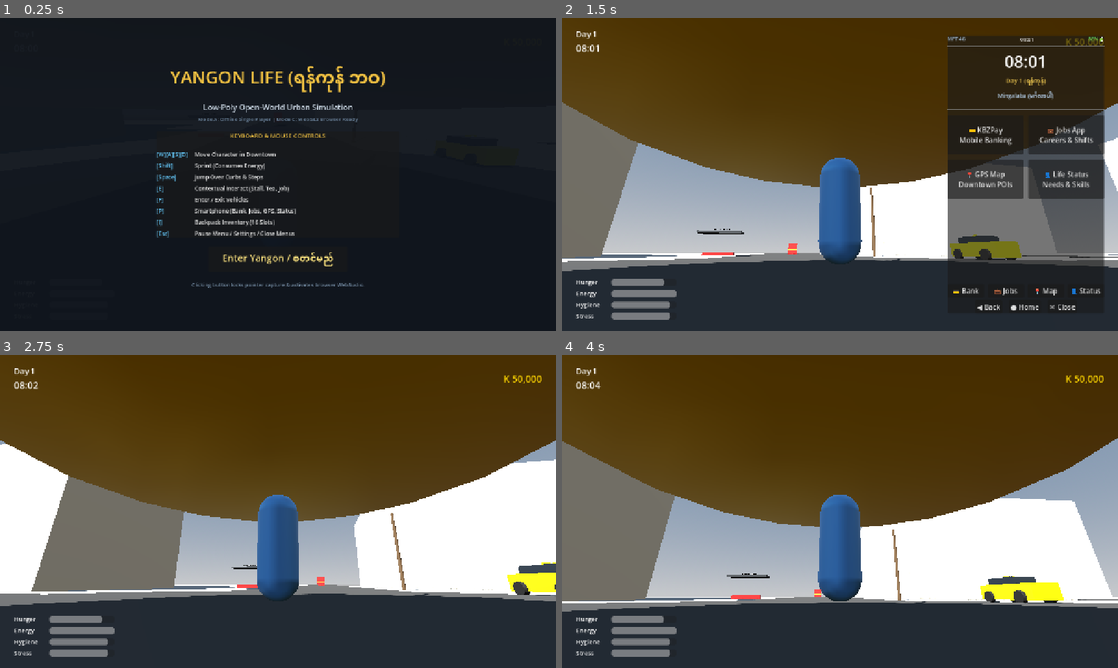
Above: before the commit, frames 1-4 (two rows, left to right).
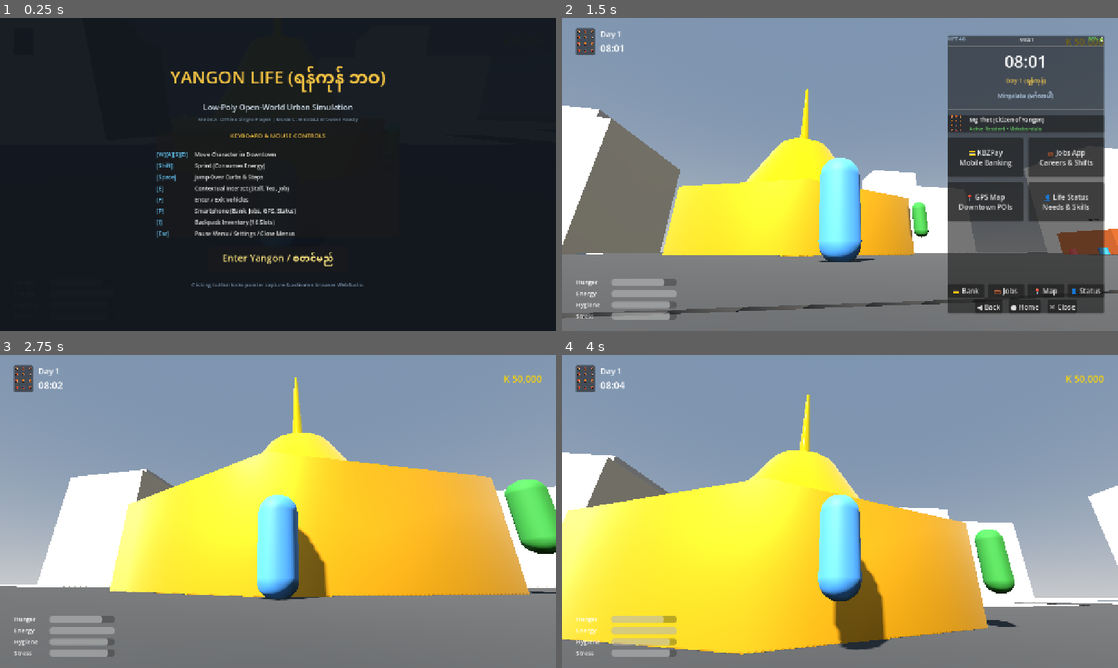
Above: after the commit, the same moments.

Repository: comfortandco41-glitch/yangonlife
Game: Godot game, scene res://scenes/main/main_game.tscn
The game is run twice, just before and just after one commit, with the same random seed, the same clock (stepped at 60 frames per second) and the same inputs.
Inputs (mouse positions are in pixels of both pictures, inside the frame that each line leads up to):
- Up to frame 1 (0.25 s): no input
- Up to frame 2 (1.5 s): click "Enter Yangon / စတင်မည်" at 0.5 s; tap Enter at 1.25 s; move the mouse to (867, 174) at 1.27 s; hold W (move_forward) from 1.28 s (still down); hold P (phone) from 1.28 s (still down); click (867, 174) at 1.42 s
- Up to frame 3 (2.75 s): keep holding W (move_forward); tap Space (jump) at 1.52, 2.27 s; move the mouse to (250, 511) at 2.02 s; release P (phone) at 2.03 s; right-click (250, 511) at 2.1 s; click (250, 511) at 2.17 s; tap P (phone) at 2.3 s
- Up to frame 4 (4 s): keep holding W (move_forward); tap Space (jump) at 2.75, 3.77 s; move the mouse to (851, 505) at 2.77 s; hold F (enter_vehicle) 2.78-3.53 s; click (851, 505) at 2.92 s; tap P (phone) at 3.05, 3.8 s; move the mouse to (812, 574) at 3.52 s; tap E (interact) at 3.6 s; click (812, 574) at 3.67 s

The runs differ from the first frame. In frame 2, 87% of the frame differs, in the area x 0-100%, y 0-100%; in frame 3, 98%; in frame 4, 95%.

Commit message:
fix(gameplay): resolve player spawn collision inside pagoda and integrate new 3D/2D city assets

Diff:
--- a/scenes/main/main_game.tscn
+++ b/scenes/main/main_game.tscn
@@ -13,7 +13,7 @@
 [node name="DowntownYangon" parent="." instance=ExtResource("1_world")]
 
 [node name="Player" parent="." instance=ExtResource("2_player")]
-transform = Transform3D(1, 0, 0, 0, 1, 0, 0, 0, 1, 0, 1, 0)
+transform = Transform3D(1, 0, 0, 0, 1, 0, 0, 0, 1, 0, 1, 14)
 
 [node name="HUD" parent="." instance=ExtResource("3_hud")]
 
--- a/scenes/player/player.tscn
+++ b/scenes/player/player.tscn
@@ -35,6 +35,7 @@
 transform = Transform3D(1, 0, 0, 0, 0.965926, 0.258819, 0, -0.258819, 0.965926, 0, 0, 0)
 collision_mask = 1
 spring_length = 4.0
+margin = 0.2
 
 [node name="Camera3D" type="Camera3D" parent="CameraYaw/SpringArm3D"]
 current = true
--- a/scenes/ui/hud.tscn
+++ b/scenes/ui/hud.tscn
@@ -1,6 +1,7 @@
-[gd_scene load_steps=2 format=3]
+[gd_scene load_steps=3 format=3]
 
 [ext_resource type="Script" path="res://scripts/ui/hud_controller.gd" id="1_hud"]
+[ext_resource type="Texture2D" path="res://assets/new/SuperRetroWorld_CharacterPack_Full/SuperRetroWorld_CharacterPack_Full/sprite_split/character_1/character_1_frame32x32.png" id="2_avatar"]
 
 [node name="HUD" type="CanvasLayer"]
 script = ExtResource("1_hud")
@@ -21,6 +22,19 @@
 layout_mode = 2
 size_flags_vertical = 0
 mouse_filter = 2
+theme_override_constants/separation = 12
+
+[node name="AvatarCard" type="PanelContainer" parent="MarginContainer/TopSection"]
+layout_mode = 2
+mouse_filter = 2
+
+[node name="PlayerAvatar" type="TextureRect" parent="MarginContainer/TopSection/AvatarCard"]
+custom_minimum_size = Vector2(44, 44)
+layout_mode = 2
+mouse_filter = 2
+texture = ExtResource("2_avatar")
+expand_mode = 1
+stretch_mode = 5
 
 [node name="TopLeft" type="VBoxContainer" parent="MarginContainer/TopSection"]
 layout_mode = 2
--- a/scenes/ui/phone_menu.tscn
+++ b/scenes/ui/phone_menu.tscn
@@ -1,6 +1,9 @@
 [gd_scene load_steps=2 format=3]
 
 [ext_resource type="Script" path="res://scripts/ui/phone_controller.gd" id="1_phone"]
+[ext_resource type="Texture2D" path="res://assets/new/SuperRetroWorld_CharacterPack_Full/SuperRetroWorld_CharacterPack_Full/sprite_split/character_1/character_1_frame32x32.png" id="2_player_avatar"]
+[ext_resource type="Texture2D" path="res://assets/new/SuperRetroWorld_CharacterPack_Full/SuperRetroWorld_CharacterPack_Full/sprite_split/character_2/character_2_frame32x32.png" id="3_banker_avatar"]
+[ext_resource type="Texture2D" path="res://assets/new/SuperRetroWorld_CharacterPack_Full/SuperRetroWorld_CharacterPack_Full/sprite_split/character_3/character_3_frame32x32.png" id="4_recruiter_avatar"]
 
 [node name="PhoneMenu" type="Control"]
 process_mode = 3
@@ -111,6 +114,37 @@
 [node name="HSeparator" type="HSeparator" parent="PhoneFrame/VBox/ScreenArea/HomeScreen"]
 layout_mode = 2
 
+[node name="ProfileCard" type="PanelContainer" parent="PhoneFrame/VBox/ScreenArea/HomeScreen"]
+layout_mode = 2
+
+[node name="HBox" type="HBoxContainer" parent="PhoneFrame/VBox/ScreenArea/HomeScreen/ProfileCard"]
+layout_mode = 2
+theme_override_constants/separation = 10
+
+[node name="AvatarIcon" type="TextureRect" parent="PhoneFrame/VBox/ScreenArea/HomeScreen/ProfileCard/HBox"]
+custom_minimum_size = Vector2(40, 40)
+layout_mode = 2
+texture = ExtResource("2_player_avatar")
+expand_mode = 1
+stretch_mode = 5
+
+[node name="VBox" type="VBoxContainer" parent="PhoneFrame/VBox/ScreenArea/HomeScreen/ProfileCard/HBox"]
+layout_mode = 2
+size_flags_horizontal = 3
+alignment = 1
+
+[node name="NameLabel" type="Label" parent="PhoneFrame/VBox/ScreenArea/HomeScreen/ProfileCard/HBox/VBox"]
+layout_mode = 2
+theme_override_colors/font_color = Color(1, 1, 1, 1)
+theme_override_font_sizes/font_size = 13
+text = "Mg Thet (Citizen of Yangon)"
+
+[node name="SubLabel" type="Label" parent="PhoneFrame/VBox/ScreenArea/HomeScreen/ProfileCard/HBox/VBox"]
+layout_mode = 2
+theme_override_colors/font_color = Color(0.4, 0.8, 0.4, 1)
+theme_override_font_sizes/font_size = 11
+text = "Active Resident • Mahabandula"
+
 [node name="AppLauncherGrid" type="GridContainer" parent="PhoneFrame/VBox/ScreenArea/HomeScreen"]
 layout_mode = 2
 size_flags_vertical = 3
@@ -188,6 +222,24 @@
 theme_override_font_sizes/font_size = 22
 text = "K 50,000 MMK"
 
+[node name="BankAdvisorRow" type="HBoxContainer" parent="PhoneFrame/VBox/ScreenArea/BankApp/BalanceCard/VBox"]
+layout_mode = 2
+theme_override_constants/separation = 8
+
+[node name="BankerAvatar" type="TextureRect" parent="PhoneFrame/VBox/ScreenArea/BankApp/BalanceCard/VBox/BankAdvisorRow"]
+custom_minimum_size = Vector2(32, 32)
+layout_mode = 2
+texture = ExtResource("3_banker_avatar")
+expand_mode = 1
+stretch_mode = 5
+
+[node name="BankerInfo" type="Label" parent="PhoneFrame/VBox/ScreenArea/BankApp/BalanceCard/VBox/BankAdvisorRow"]
+layout_mode = 2
+size_flags_horizontal = 3
+theme_override_colors/font_color = Color(0.7, 0.85, 1, 1)
+theme_override_font_sizes/font_size = 11
+text = "KBZPay Agent: Daw Khin Thida"
+
 [node name="QuickActionRow" type="HBoxContainer" parent="PhoneFrame/VBox/ScreenArea/BankApp"]
 layout_mode = 2
 
@@ -260,6 +312,24 @@
 theme_override_font_sizes/font_size = 12
 text = "Shift Duration: 8 Hours (480 mins)"
 
+[node name="RecruiterRow" type="HBoxContainer" parent="PhoneFrame/VBox/ScreenArea/JobsApp/CurrentJobCard/VBox"]
+layout_mode = 2
+theme_override_constants/separation = 8
+
+[node name="RecruiterAvatar" type="TextureRect" parent="PhoneFrame/VBox/ScreenArea/JobsApp/CurrentJobCard/VBox/RecruiterRow"]
+custom_minimum_size = Vector2(32, 32)
+layout_mode = 2
+texture = ExtResource("4_recruiter_avatar")
+expand_mode = 1
+stretch_mode = 5
+
+[node name="RecruiterInfo" type="Label" parent="PhoneFrame/VBox/ScreenArea/JobsApp/CurrentJobCard/VBox/RecruiterRow"]
+layout_mode = 2
+size_flags_horizontal = 3
+theme_override_colors/font_color = Color(1, 0.8, 0.5, 1)
+theme_override_font_sizes/font_size = 11
+text = "Yangon Jobs Agent: U Bo Htay"
+
 [node name="JobActionRow" type="HBoxContainer" parent="PhoneFrame/VBox/ScreenArea/JobsApp"]
 layout_mode = 2
 theme_override_constants/separation = 8
@@ -353,6 +423,36 @@
 text = "Life Status & Capabilities"
 horizontal_alignment = 1
 
+[node name="StatusProfile" type="PanelContainer" parent="PhoneFrame/VBox/ScreenArea/StatusApp"]
+layout_mode = 2
+
+[node name="HBox" type="HBoxContainer" parent="PhoneFrame/VBox/ScreenArea/StatusApp/StatusProfile"]
+layout_mode = 2
+theme_override_constants/separation = 10
+
+[node name="AvatarIcon" type="TextureRect" parent="PhoneFrame/VBox/ScreenArea/StatusApp/StatusProfile/HBox"]
+custom_minimum_size = Vector2(44, 44)
+layout_mode = 2
+texture = ExtResource("2_player_avatar")
+expand_mode = 1
+stretch_mode = 5
+
+[node name="VBox" type="VBoxContainer" parent="PhoneFrame/VBox/ScreenArea/StatusApp/StatusProfile/HBox"]
+layout_mode = 2
+size_flags_horizontal = 3
+alignment = 1
+
+[node name="StatusName" type="Label" parent="PhoneFrame/VBox/ScreenArea/StatusApp/StatusProfile/HBox/VBox"]
+layout_mode = 2
+theme_override_font_sizes/font_size = 13
+text = "Character: Mg Thet"
+
+[node name="StatusRep" type="Label" parent="PhoneFrame/VBox/ScreenArea/StatusApp/StatusProfile/HBox/VBox"]
+layout_mode = 2
+theme_override_colors/font_color = Color(0.8, 0.8, 0.3, 1)
+theme_override_font_sizes/font_size = 11
+text = "Yangon Resident • Good Standing"
+
 [node name="NeedsCard" type="PanelContainer" parent="PhoneFrame/VBox/ScreenArea/StatusApp"]
 layout_mode = 2
 
--- a/scenes/world/downtown_yangon.tscn
+++ b/scenes/world/downtown_yangon.tscn
@@ -10,6 +10,12 @@
 [ext_resource type="Script" path="res://scripts/interaction/gas_pump_handler.gd" id="8_gaspump"]
 [ext_resource type="PackedScene" path="res://scenes/npcs/npc_pedestrian.tscn" id="9_pedestrian"]
 [ext_resource type="PackedScene" path="res://scenes/vehicles/traffic_car.tscn" id="10_trafficcar"]
+[ext_resource type="PackedScene" path="res://assets/new/kenney_cityKitSuburban/Models/GLTF format/tree_large.glb" id="11_treelarge"]
+[ext_resource type="PackedScene" path="res://assets/new/kenney_cityKitSuburban/Models/GLTF format/tree_small.glb" id="12_treesmall"]
+[ext_resource type="PackedScene" path="res://assets/new/kenney_cityKitSuburban/Models/GLTF format/fence_large.glb" id="13_fencelarge"]
+[ext_resource type="PackedScene" path="res://assets/new/kenney_cityKitSuburban/Models/GLTF format/house_type01.glb" id="14_house1"]
+[ext_resource type="PackedScene" path="res://assets/new/kenney_cityKitSuburban/Models/GLTF format/house_type04.glb" id="15_house4"]
+[ext_resource type="PackedScene" path="res://assets/new/kenney_cityKitSuburban/Models/GLTF format/house_type15.glb" id="16_house15"]
 
 [sub_resource type="ProceduralSkyMaterial" id="ProceduralSkyMaterial_sky"]
 sky_top_color = Color(0.385, 0.455, 0.55, 1)
@@ -479,6 +485,15 @@
 
 [node name="MeshInstance3D" type="MeshInstance3D" parent="Buildings/Apartment_A"]
 mesh = SubResource("BoxMesh_apartment")
+
+[node name="ColonialHouse1" parent="Buildings" instance=ExtResource("14_house1")]
+transform = Transform3D(0, 0, 8, 0, 8, 0, -8, 0, 0, 52, 0, 8)
+
+[node name="ColonialHouse2" parent="Buildings" instance=ExtResource("15_house4")]
+transform = Transform3D(8, 0, 0, 0, 8, 0, 0, 0, 8, -42, 0, 48)
+
+[node name="ColonialHouse3" parent="Buildings" instance=ExtResource("16_house15")]
+transform = Transform3D(8, 0, 0, 0, 8, 0, 0, 0, 8, 42, 0, 36)
 
 [node name="SulePagoda" type="StaticBody3D" parent="."]
 collision_layer = 1
@@ -576,6 +591,42 @@
 [node name="ParkBenchHandler" type="Node" parent="Park/ParkBench"]
 script = ExtResource("7_parkbench")
 
+[node name="ParkTree1" parent="Park" instance=ExtResource("11_treelarge")]
+transform = Transform3D(5, 0, 0, 0, 5, 0, 0, 0, 5, -15, 0, -10)
+
+[node name="ParkTree2" parent="Park" instance=ExtResource("11_treelarge")]
+transform = Transform3D(5, 0, 0, 0, 5, 0, 0, 0, 5, 15, 0, -10)
+
+[node name="ParkTree3" parent="Park" instance=ExtResource("11_treelarge")]
+transform = Transform3D(5, 0, 0, 0, 5, 0, 0, 0, 5, -15, 0, 10)
+
+[node name="ParkTree4" parent="Park" instance=ExtResource("11_treelarge")]
+transform = Transform3D(5, 0, 0, 0, 5, 0, 0, 0, 5, 15, 0, 10)
+
+[node name="ParkTree5" parent="Park" instance=ExtResource("12_treesmall")]
+transform = Transform3D(4, 0, 0, 0, 4, 0, 0, 0, 4, -18, 0, -2)
+
+[node name="ParkTree6" parent="Park" instance=ExtResource("12_treesmall")]
+transform = Transform3D(4, 0, 0, 0, 4, 0, 0, 0, 4, 18, 0, -2)
+
+[node name="ParkTree7" parent="Park" instance=ExtResource("12_treesmall")]
+transform = Transform3D(4, 0, 0, 0, 4, 0, 0, 0, 4, -8, 0, -14)
+
+[node name="ParkTree8" parent="Park" instance=ExtResource("12_treesmall")]
+transform = Transform3D(4, 0, 0, 0, 4, 0, 0, 0, 4, 8, 0, -14)
+
+[node name="ParkFenceN1" parent="Park" instance=ExtResource("13_fencelarge")]
+transform = Transform3D(4, 0, 0, 0, 4, 0, 0, 0, 4, -10, 0, -19.5)
+
+[node name="ParkFenceN2" parent="Park" instance=ExtResource("13_fencelarge")]
+transform = Transform3D(4, 0, 0, 0, 4, 0, 0, 0, 4, 10, 0, -19.5)
+
+[node name="ParkFenceW1" parent="Park" instance=ExtResource("13_fencelarge")]
+transform = Transform3D(0, 0, 4, 0, 4, 0, -4, 0, 0, -24.5, 0, -8)
+
+[node name="ParkFenceW2" parent="Park" instance=ExtResource("13_fencelarge")]
+transform = Transform3D(0, 0, 4, 0, 4, 0, -4, 0, 0, -24.5, 0, 8)
+
 [node name="MahaBandulaPark" type="Node3D" parent="."]
 transform = Transform3D(1, 0, 0, 0, 1, 0, 0, 0, 1, -5, 0, 40)
 
@@ -733,6 +784,24 @@
 transform = Transform3D(1, 0, 0, 0, 1, 0, 0, 0, 1, 8, 3.75, 20)
 mesh = SubResource("CylinderMesh_pole")
 
+[node name="RoadTree1" parent="StreetProps" instance=ExtResource("11_treelarge")]
+transform = Transform3D(4.5, 0, 0, 0, 4.5, 0, 0, 0, 4.5, 9, 0, -5)
+
+[node name="RoadTree2" parent="StreetProps" instance=ExtResource("11_treelarge")]
+transform = Transform3D(4.5, 0, 0, 0, 4.5, 0, 0, 0, 4.5, 9, 0, -18)
+
+[node name="RoadTree3" parent="StreetProps" instance=ExtResource("11_treelarge")]
+transform = Transform3D(4.5, 0, 0, 0, 4.5, 0, 0, 0, 4.5, -9, 0, -5)
+
+[node name="RoadTree4" parent="StreetProps" instance=ExtResource("11_treelarge")]
+transform = Transform3D(4.5, 0, 0, 0, 4.5, 0, 0, 0, 4.5, -9, 0, -18)
+
+[node name="RoadTree5" parent="StreetProps" instance=ExtResource("12_treesmall")]
+transform = Transform3D(3.8, 0, 0, 0, 3.8, 0, 0, 0, 3.8, 9, 0, 24)
+
+[node name="RoadTree6" parent="StreetProps" instance=ExtResource("12_treesmall")]
+transform = Transform3D(3.8, 0, 0, 0, 3.8, 0, 0, 0, 3.8, -9, 0, 24)
+
 [node name="PedestrianMonk" parent="." instance=ExtResource("9_pedestrian")]
 transform = Transform3D(1, 0, 0, 0, 1, 0, 0, 0, 1, 6, 0.9, 6)
 npc_name = "Ashin Teza"
--- a/scripts/player/third_person_controller.gd
+++ b/scripts/player/third_person_controller.gd
@@ -34,6 +34,15 @@
 			gm.connect("game_paused", _on_game_paused)
 		if gm.has_signal("game_resumed"):
 			gm.connect("game_resumed", _on_game_resumed)
+
+	# Safety check: if player is spawned within the Sule Pagoda solid collision zone (origin radius 8m),
+	# snap safely to DowntownYangon/SpawnPoint or default (0, 1, 14)
+	if global_position.distance_to(Vector3(0.0, 1.0, 0.0)) < 8.0:
+		var spawn_point: Node3D = get_node_or_null("../DowntownYangon/SpawnPoint") as Node3D
+		if spawn_point:
+			global_position = spawn_point.global_position
+		else:
+			global_position = Vector3(0.0, 1.0, 14.0)
 
 func _unhandled_input(event: InputEvent) -> void:
 	# Pause handling: call GameManager.toggle_pause()
Not shown, added: assets/new/LowPolyCityAssets.glb.import
Not shown, added: assets/new/SuperRetroWorld_CharacterPack_Full/SuperRetroWorld_CharacterPack_Full/LICENCE.txt
Binary file added: assets/new/SuperRetroWorld_CharacterPack_Full/SuperRetroWorld_CharacterPack_Full/rpgmaker/MV/characters/$_srw_free_campfire.png
Not shown, added: assets/new/SuperRetroWorld_CharacterPack_Full/SuperRetroWorld_CharacterPack_Full/rpgmaker/MV/characters/$_srw_free_campfire.png.import
Binary file added: assets/new/SuperRetroWorld_CharacterPack_Full/SuperRetroWorld_CharacterPack_Full/rpgmaker/MV/characters/$_srw_free_character_nude.png
Not shown, added: assets/new/SuperRetroWorld_CharacterPack_Full/SuperRetroWorld_CharacterPack_Full/rpgmaker/MV/characters/$_srw_free_character_nude.png.import
Binary file added: assets/new/SuperRetroWorld_CharacterPack_Full/SuperRetroWorld_CharacterPack_Full/rpgmaker/MV/characters/$_srw_free_icons1.png
Not shown, added: assets/new/SuperRetroWorld_CharacterPack_Full/SuperRetroWorld_CharacterPack_Full/rpgmaker/MV/characters/$_srw_free_icons1.png.import
Binary file added: assets/new/SuperRetroWorld_CharacterPack_Full/SuperRetroWorld_CharacterPack_Full/rpgmaker/MV/characters/$_srw_free_icons2.png
Not shown, added: assets/new/SuperRetroWorld_CharacterPack_Full/SuperRetroWorld_CharacterPack_Full/rpgmaker/MV/characters/$_srw_free_icons2.png.import
Binary file added: assets/new/SuperRetroWorld_CharacterPack_Full/SuperRetroWorld_CharacterPack_Full/rpgmaker/MV/characters/_srw_character_1-8.png
Not shown, added: assets/new/SuperRetroWorld_CharacterPack_Full/SuperRetroWorld_CharacterPack_Full/rpgmaker/MV/characters/_srw_character_1-8.png.import
(and 965 more such lines)
